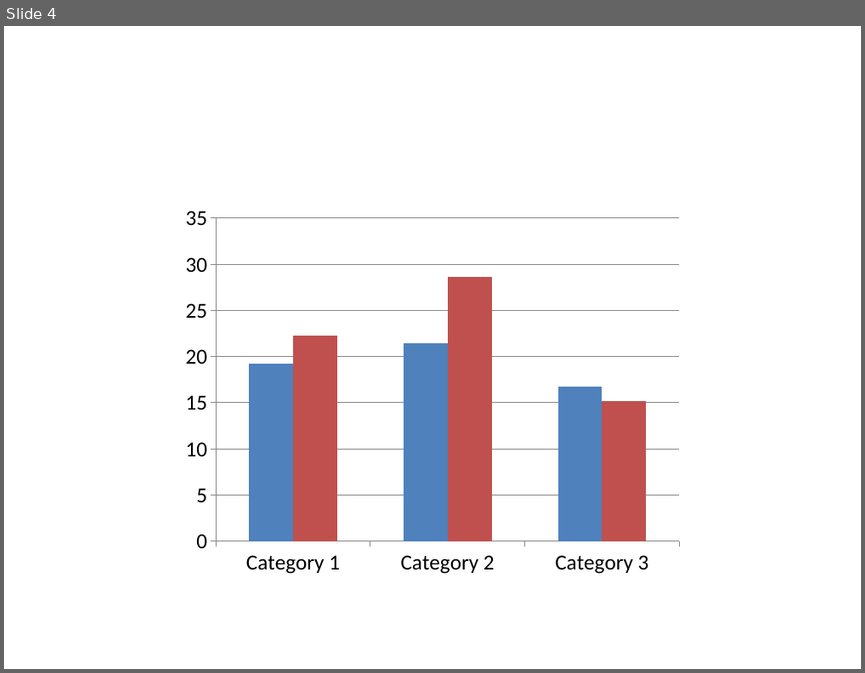
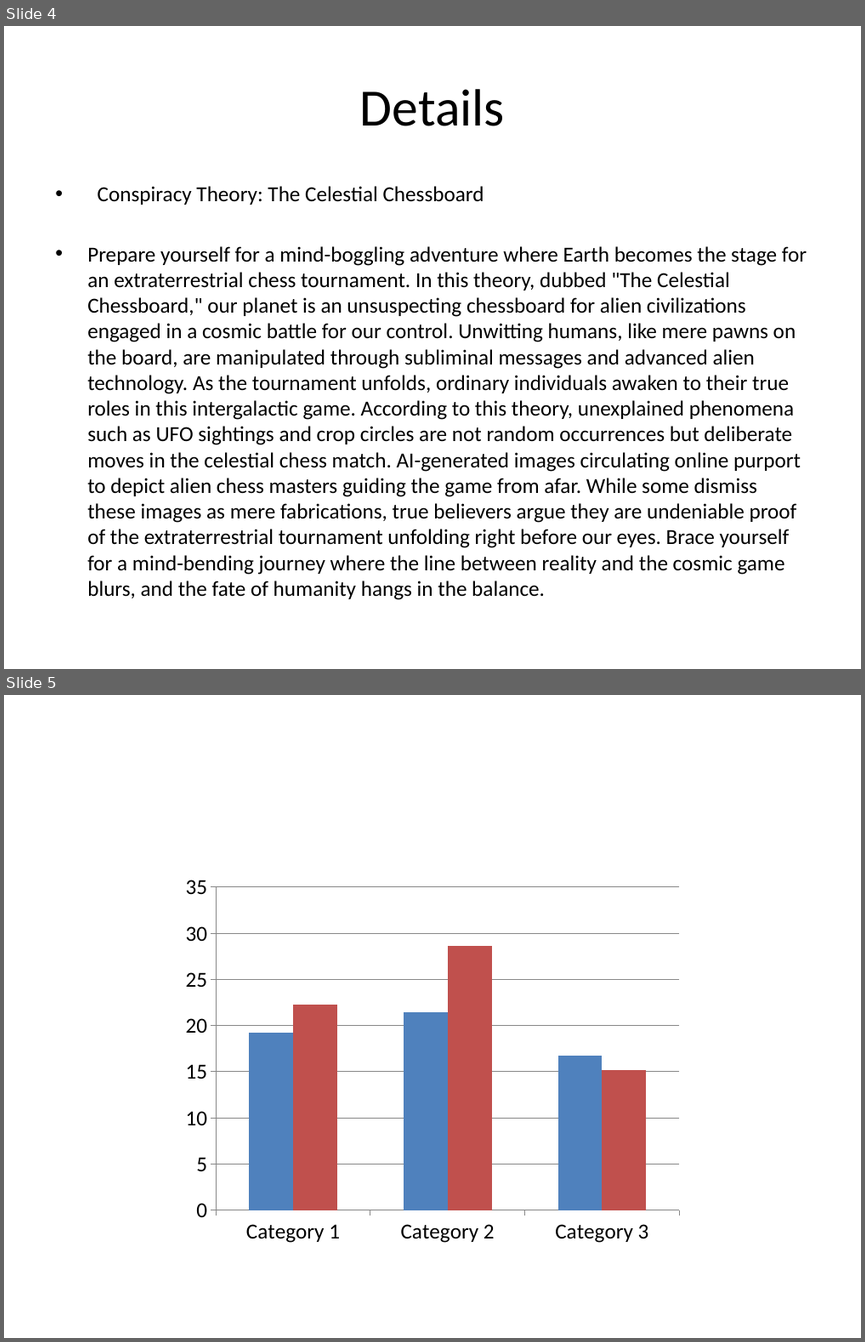
Before and after one commit to 0Armaan025/conspiracy-ppt-generator-api, a slide deck: generated_presentation.pptx. Shown one above the other, each under a label of ours: slide 4 before the commit, slides 4 and 5 after it. The pictures are 865x673 and 865x1342 pixels, drawn with LibreOffice and Linux fonts; fonts in the diff are those of the drawing. Boxes give left, top, right and bottom in pixels: in the first picture for what was removed or moved away, otherwise in the second. Text is boxed around its words. In the diff, an @@ line names an element or a change of style, - is before the commit and + after.

```diff
--- a/generated_presentation.pptx
+++ b/generated_presentation.pptx
@@ slide 4 added at [4,26,861,669], background #FFFFFF @@
@@ title added at [360,89,505,126], 44 pt, text #000000 @@
+Details
@@ text added at [87,186,806,600], 18 pt, text #000000 @@
+• Conspiracy Theory: The Celestial Chessboard
+• Prepare yourself for a mind-boggling adventure where Earth becomes the stage for an extraterrestrial chess tournament. In this theory, dubbed "The Celestial Chessboard," our planet is an unsuspecting chessboard for alien civilizations engaged in a cosmic battle for our control. Unwitting humans, like mere pawns on the board, are manipulated through subliminal messages and advanced alien technology. As the tournament unfolds, ordinary individuals awaken to their true roles in this intergalactic game. According to this theory, unexplained phenomena such as UFO sightings and crop circles are not random occurrences but deliberate moves in the celestial chess match. AI-generated images circulating online purport to depict alien chess masters guiding the game from afar. While some dismiss these images as mere fabrications, true believers argue they are undeniable proof of the extraterrestrial tournament unfolding right before our eyes. Brace yourself for a mind-bending journey where the line between reality and the cosmic game blurs, and the fate of humanity hangs in the balance.
@@ what was slide 4 is now slide 5 @@
```
Also in this commit, not shown: 1 slide changed, 2 other slides added, 3 slides removed, 2 other files.
